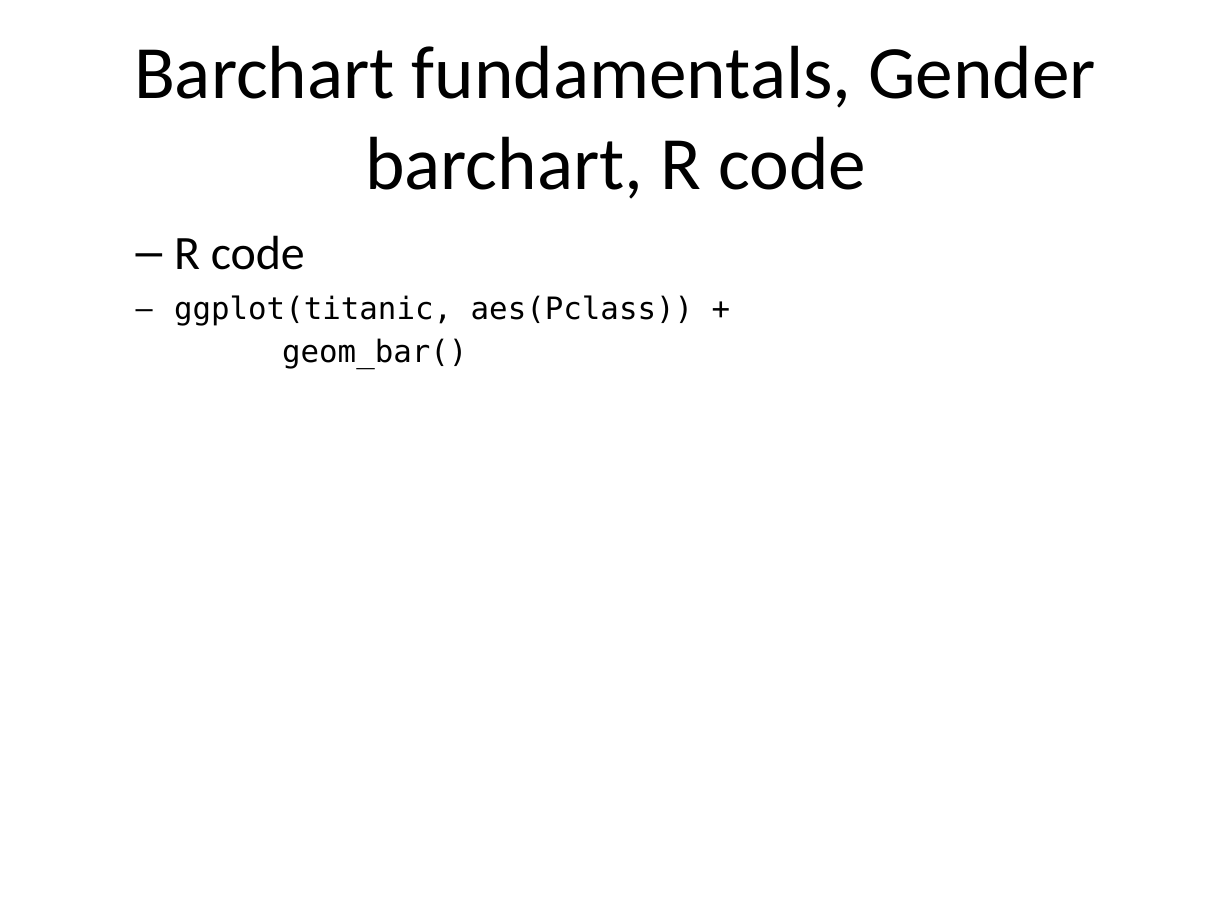
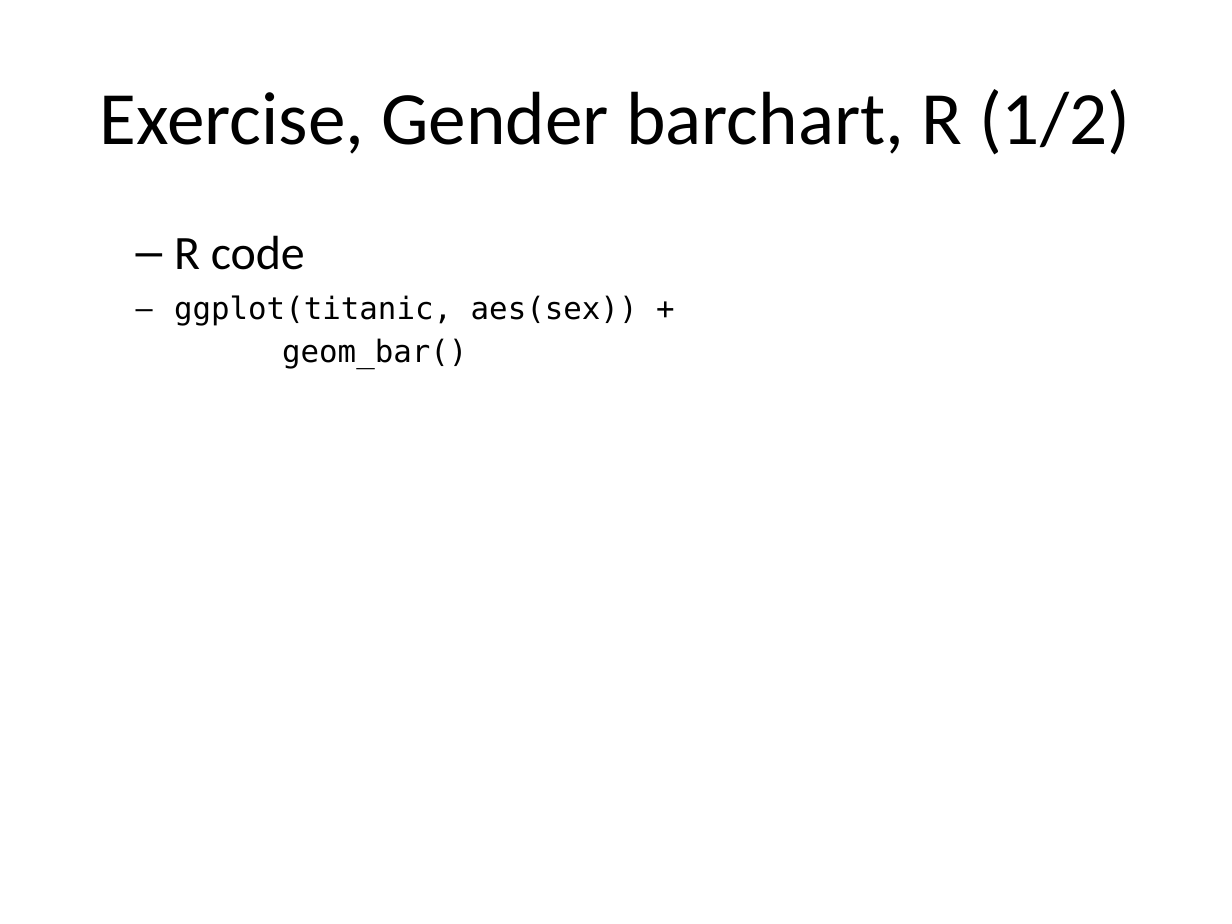
Before and after one commit to pmean/data-visualization, a slide deck: slide 60 of data-viz-02/src/complete-lecture.pptx (slide 59 before the commit). Drawn at 1232x924 pixels with LibreOffice and Linux fonts; fonts in the diff are those of the drawing. Boxes give left, top, right and bottom in pixels: in the first picture for what was removed or moved away, otherwise in the second. Text is boxed around its words. In the diff, an @@ line names an element or a change of style, - is before the commit and + after.

```diff
--- a/data-viz-02/src/complete-lecture.pptx
+++ b/data-viz-02/src/complete-lecture.pptx
@@ title at box(100, 89, 1130, 155): text changed @@
-Barchart fundamentals, Gender barchart, R code
+Exercise, Gender barchart, R (1/2)
@@ text at box(174, 295, 638, 369): text changed @@
-ggplot(titanic, aes(Pclass)) +
-geom_bar()
+ggplot(titanic, aes(sex)) +
+geom_bar()
```
Also in this commit, not shown: 20 other slides changed, 13 slides added, 19 slides removed, 10 other files.
